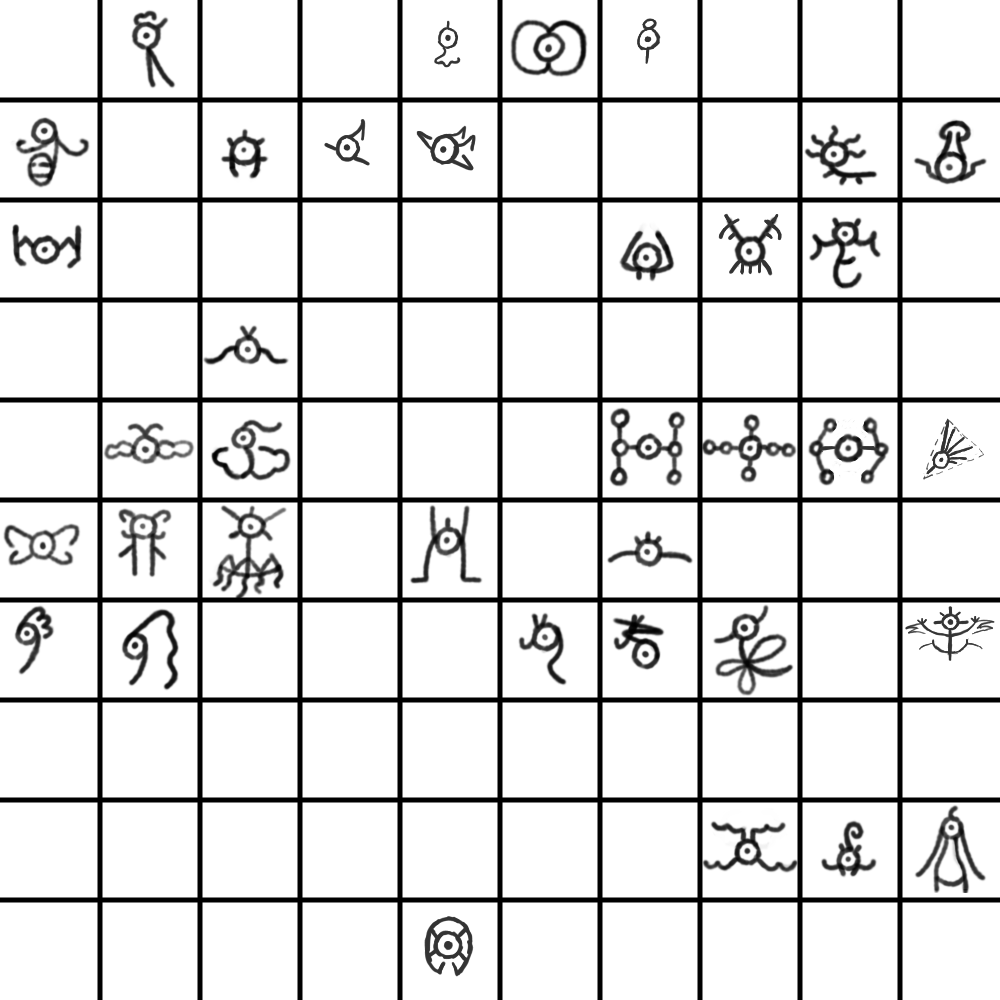
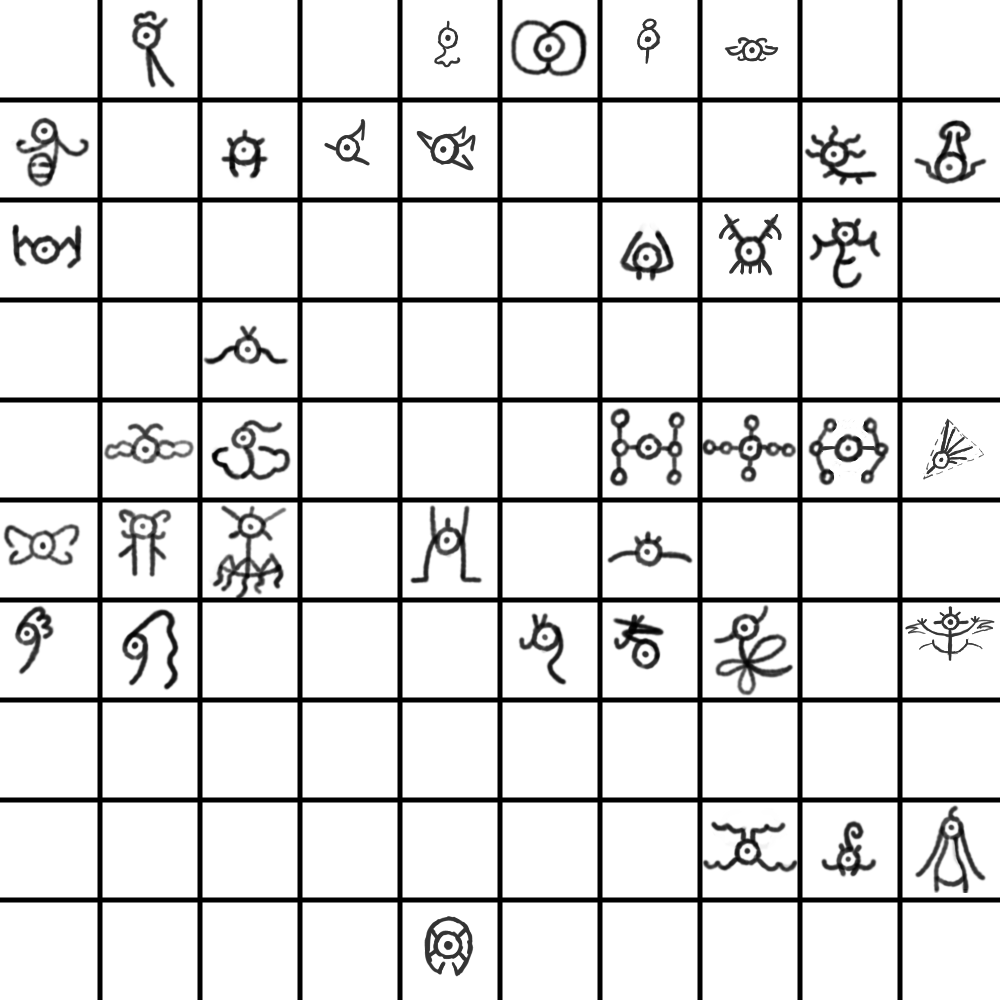
Revision of a layered w=1000, h=1000 image; what changed, layer by layer:
added layer "Paint Layer 1" (1st of 2) above "Paint Layer 1" over 724, 37, 779, 62
painted on "Paint Layer 1" (2nd of 2) over 724, 37, 779, 62
